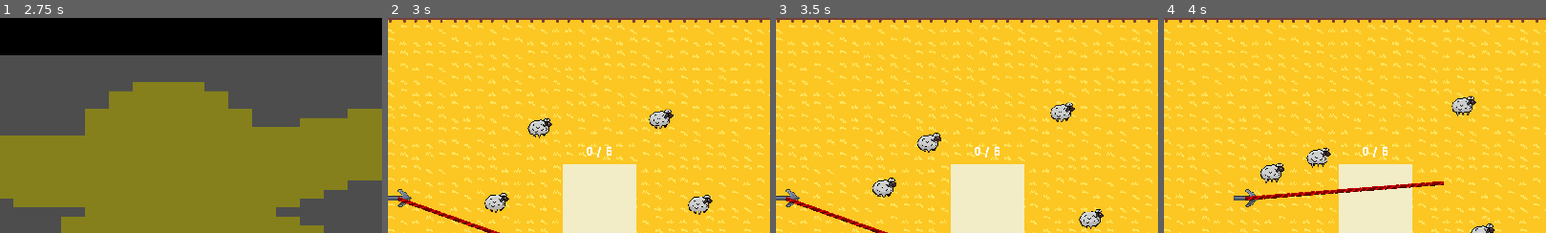
Above: before the commit, frames 1-4 (left to right).
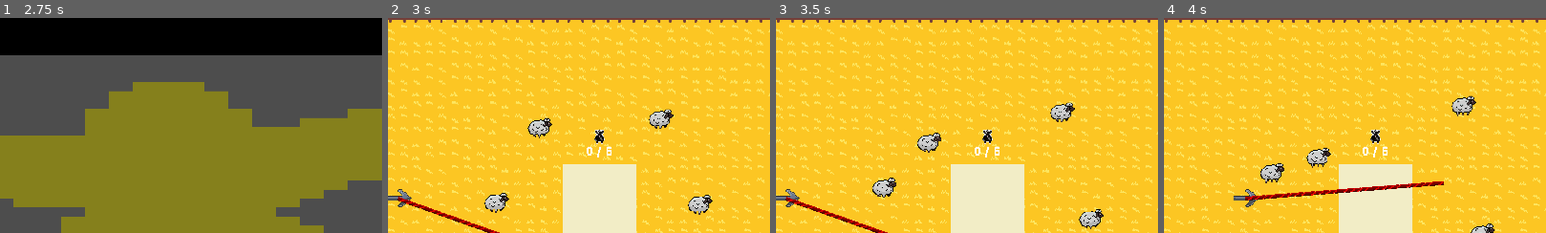
Above: after the commit, the same moments.

Repository: kinghos/GMTK-Game-Jam-2025
Game: Godot game, scene res://scenes/ui/title_screen.tscn
Two runs of this game, one before a commit and one after it. Both use one fixed random seed, a clock stepped at 60 frames per second and the inputs below.
Inputs (mouse positions are % of the whole screen's width and height, from its top left):
- Up to frame 1 (2.75 s): click "PLAY" at 0.5 s; click (95, 92) at 1.25 s; click (95, 92) at 2 s
- Up to frame 2 (3 s): click (96, 93) at 2.75 s
- Up to frame 3 (3.5 s): no input
- Up to frame 4 (4 s): move the mouse to (72, 45) at 3.52 s; hold Right (Right) from 3.53 s (still down); hold Space (Kick) from 3.53 s (still down); click (72, 45) at 3.67 s
The pictures show only the part of the screen within x 26-76%, y 8-58%; the shares and areas given below are measured in that part.

Frame 1 is identical in both runs. In frame 2, 0.1% of the frame differs, in the area x 54-57%, y 51-59%; in frame 3, 0.1%; in frame 4, 0.1%.
Error before the commit: Invalid access to property or key of type 'String' on a base object of type 'Dictionary'. (res://scenes/pen.gd:18)

Commit message:
Fixed stun anim

Diff:
--- a/scenes/animals/animal.gd
+++ b/scenes/animals/animal.gd
@@ -103,12 +103,11 @@
 
 	tween.tween_property(self, "global_position", end_pos, 0.5).set_ease(Tween.EASE_OUT).set_trans(Tween.TRANS_CUBIC)
 	kick_particles.emitting = true
-	animated_sprite_2d.animation = "idle"
+	animated_sprite_2d.animation = "stun"
+	animation_player.play("stun")
 
 	await tween.finished
 	stun_timer.start()
-	animated_sprite_2d.play("stun")
-	animation_player.play("stun")
 
 
 func _on_stun_timer_timeout() -> void:
--- a/scenes/animals/chicken.tscn
+++ b/scenes/animals/chicken.tscn
@@ -177,6 +177,7 @@
 [sub_resource type="Animation" id="Animation_fdvt3"]
 resource_name = "stun"
 length = 0.375
+loop_mode = 1
 tracks/0/type = "value"
 tracks/0/imported = false
 tracks/0/enabled = true
--- a/scenes/animals/cow.tscn
+++ b/scenes/animals/cow.tscn
@@ -164,6 +164,7 @@
 [sub_resource type="Animation" id="Animation_jhwbb"]
 resource_name = "stun"
 length = 0.375
+loop_mode = 1
 tracks/0/type = "value"
 tracks/0/imported = false
 tracks/0/enabled = true
--- a/scenes/levels/level_1.tscn
+++ b/scenes/levels/level_1.tscn
@@ -30,6 +30,7 @@
 [node name="Pen" parent="Pens" index="0" instance=ExtResource("2_nsrm0")]
 position = Vector2(988, 545)
 max_animals = 6
+animal_type = "Sheep"
 
 [node name="Button" type="Button" parent="." index="7"]
 offset_left = 378.0
